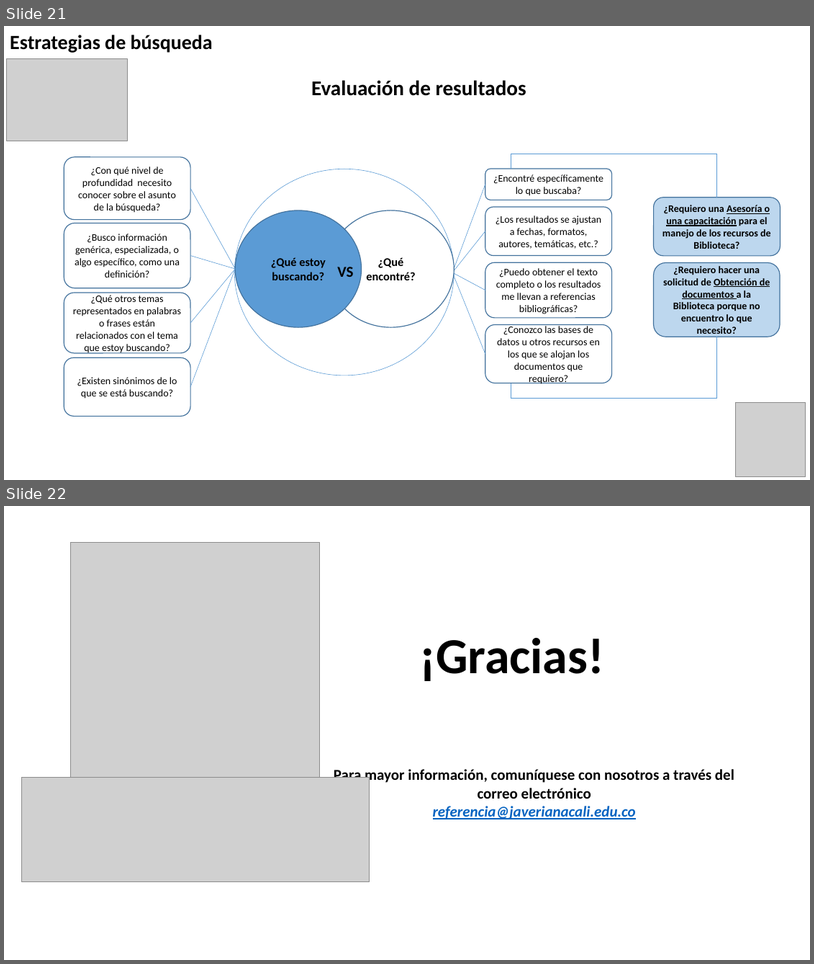
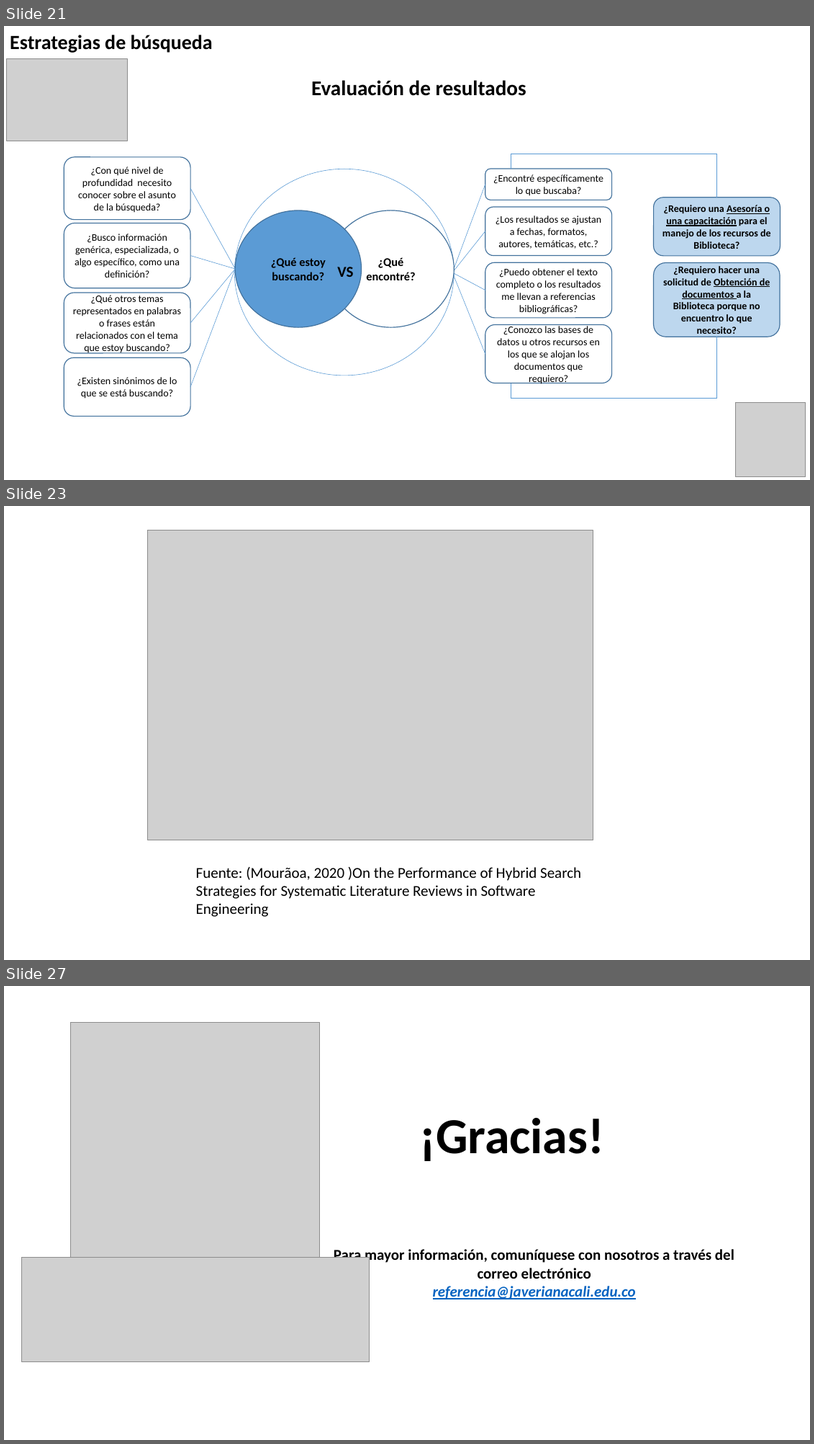
Before and after one commit to lufe089/metodologiaInv, a slide deck: MaterialApoyo/Guias/PresentaciónBúsquedaInformación Ingeniería.pptx. Shown one above the other, each under a label of ours: slides 21 and 22 before the commit, slides 21, 23 and 27 after it; the slides between them are not shown. The pictures are 814x964 and 814x1444 pixels, drawn with LibreOffice and Linux fonts; fonts in the diff are those of the drawing; grey boxes stand for pictures; background and template pictures are left out. Boxes give left, top, right and bottom in pixels: in the first picture for what was removed or moved away, otherwise in the second. Text is boxed around its words. In the diff, an @@ line names an element or a change of style, - is before the commit and + after.

```diff
--- a/MaterialApoyo/Guias/PresentaciónBúsquedaInformación Ingeniería.pptx
+++ b/MaterialApoyo/Guias/PresentaciónBúsquedaInformación Ingeniería.pptx
@@ slide 23 added at bbox=[4, 506, 810, 960], background picture (left out) @@
@@ picture added at bbox=[147, 530, 593, 839] @@
@@ text added at bbox=[196, 867, 581, 916], 18 pt, text #000000 @@
+Fuente: (Mourãoa, 2020 )On the Performance of Hybrid Search Strategies for Systematic Literature Reviews in Software Engineering
@@ what was slide 22 is now slide 27 @@
```
Also in this commit, not shown: 1 slide changed, 4 other slides added, 9 other files.
